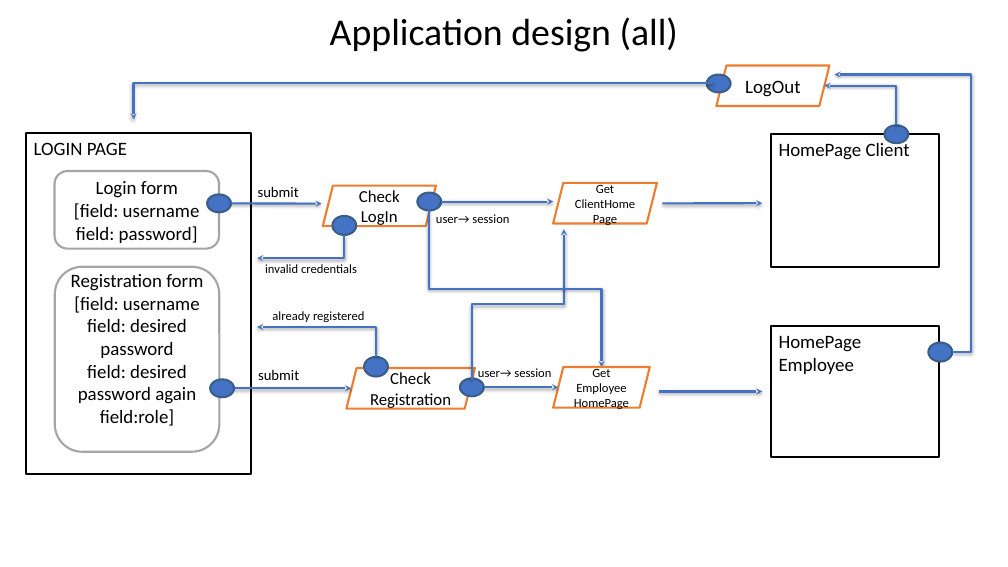
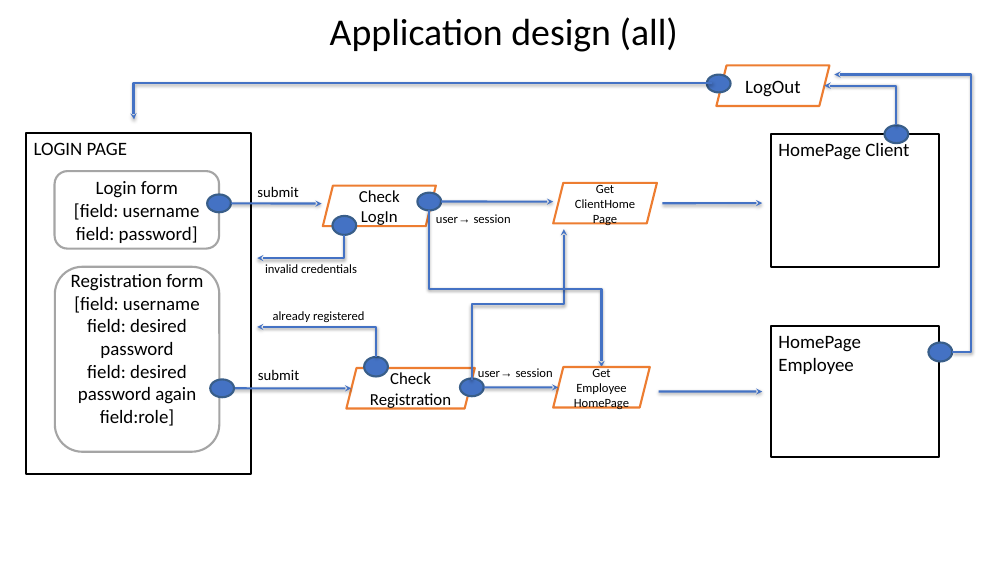
Before and after one commit to entiolliko/TIpW, a slide deck: slide 9 of PureHTML - Gruppo 126 - Liko-Longinotti.pptx. Drawn at 1008x567 pixels with LibreOffice and Linux fonts; fonts in the diff are those of the drawing. Boxes give left, top, right and bottom in pixels: in the first picture for what was removed or moved away, otherwise in the second. Text is boxed around its words. In the diff, an @@ line names an element or a change of style, - is before the commit and + after.

```diff
--- a/PureHTML - Gruppo 126 - Liko-Longinotti.pptx
+++ b/PureHTML - Gruppo 126 - Liko-Longinotti.pptx
@@ rectangle "LOGIN PAGE" at (x1=26, y1=133, x2=251, y2=474): outline #000000 2 pt to #000000 2.01 pt @@
@@ text "user→ session" at (x1=436, y1=214, x2=511, y2=223): font Calibri to Arial in "user→" @@
@@ elbow arrow (430, 210) - (602, 367): stroke #4472C4 2 pt to #4472C4 2.01 pt @@
@@ elbow arrow (472, 380) - (564, 229): stroke #4472C4 2 pt to #4472C4 2.01 pt @@
@@ rectangle "HomePage Employee" at (x1=771, y1=326, x2=939, y2=457): outline #000000 2 pt to #000000 2.01 pt @@
@@ parallelogram "Check Registration" at (x1=346, y1=368, x2=475, y2=409): outline #ED7D31 2 pt to #ED7D31 2.01 pt @@
@@ text "user→ session" at (x1=478, y1=368, x2=553, y2=381): font Calibri to Arial in "user→" @@
@@ parallelogram "Get EmployeeHomePage" at (x1=554, y1=368, x2=650, y2=408): outline #ED7D31 2 pt to #ED7D31 2.01 pt @@
```
Also in this commit, not shown: 11 other slides changed, 3 other files.
